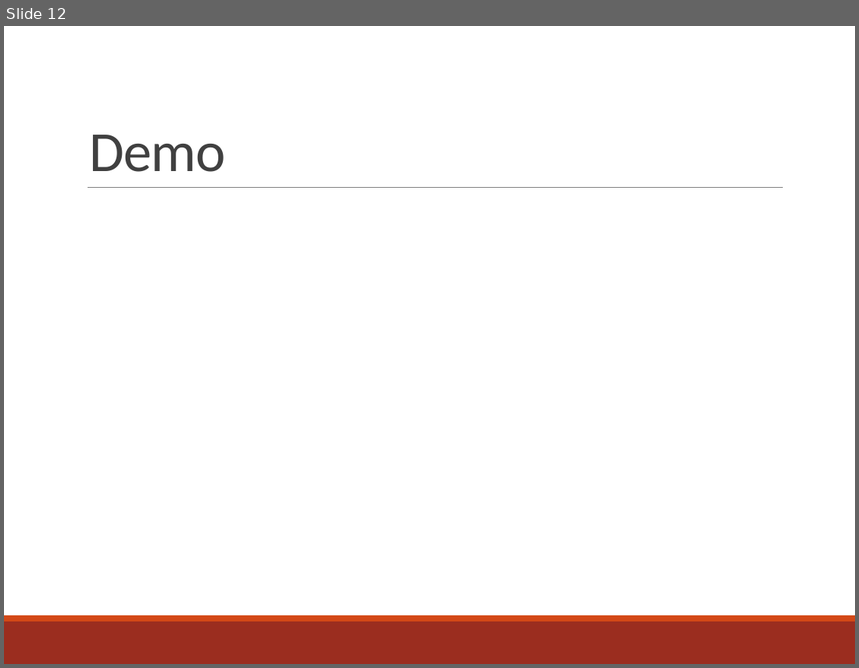
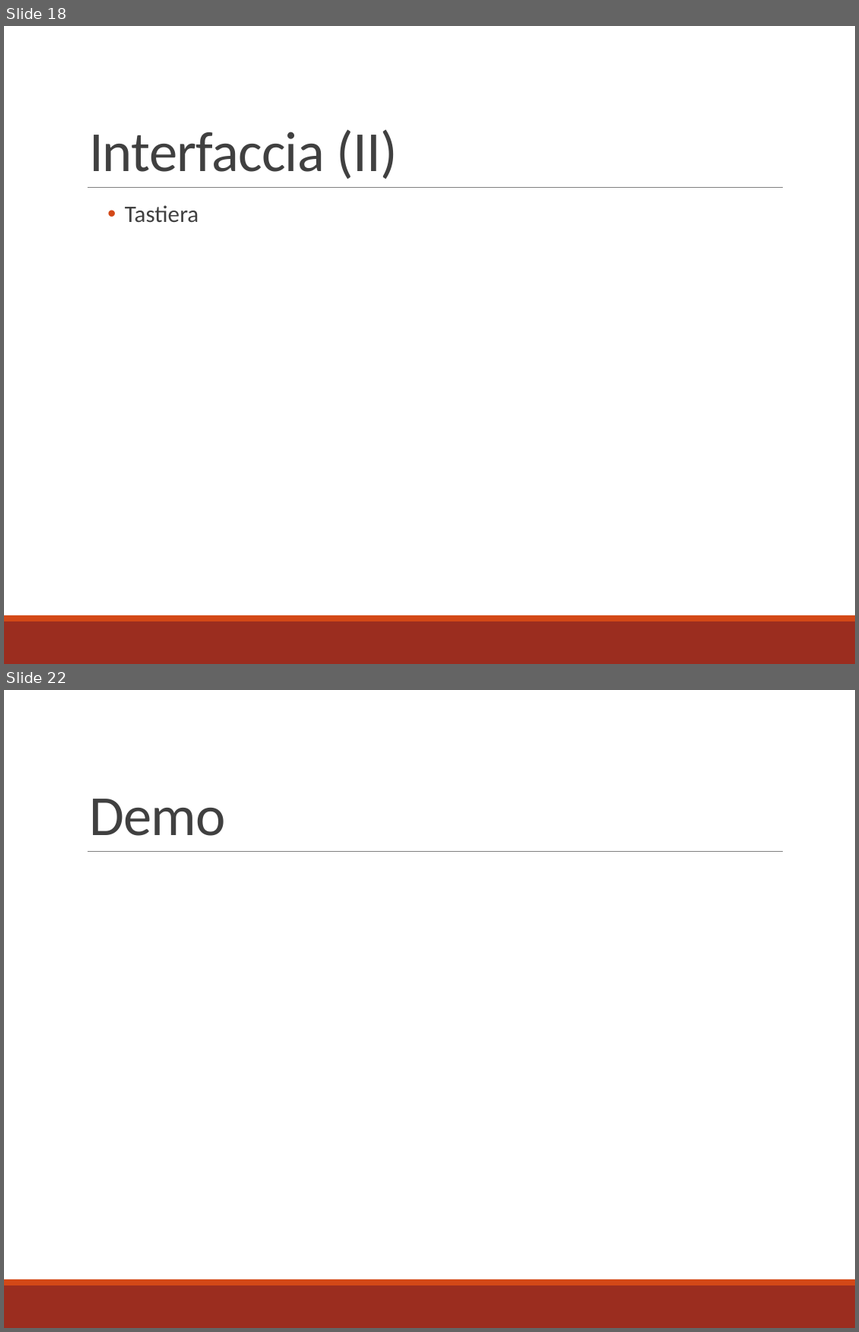
Before and after one commit to mbosc/scartch, a slide deck: Presentazione.pptx. Shown one above the other, each under a label of ours: slide 12 before the commit, slides 18 and 22 after it; the slides between them are not shown. The pictures are 859x668 and 859x1332 pixels, drawn with LibreOffice and Linux fonts; fonts in the diff are those of the drawing. Boxes give left, top, right and bottom in pixels: in the first picture for what was removed or moved away, otherwise in the second. Text is boxed around its words. In the diff, an @@ line names an element or a change of style, - is before the commit and + after.

```diff
--- a/Presentazione.pptx
+++ b/Presentazione.pptx
@@ slide 18 added at (x1=4, y1=26, x2=855, y2=664), background #FFFFFF; not listed: 3 template elements that a slide beside it also shows @@
@@ title added at (x1=89, y1=129, x2=398, y2=179), 48 pt, text #404040 @@
+Interfaccia (II)
@@ text added at (x1=125, y1=205, x2=199, y2=223), 20 pt, text #404040 @@
+  • Tastiera
@@ what was slide 12 is now slide 22 @@
```
Also in this commit, not shown: 7 slides changed, 10 other slides added, 1 slide removed, 18 other files.
